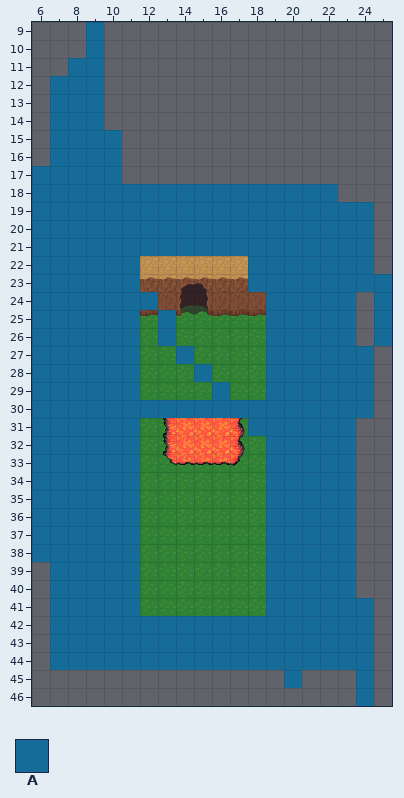
Level history. Tiled map: geheim.tmx. Above, as it was before the edit.
Cells are 32x32 px. Shown: x 6..25, y 9..46.
Key: from "base_out_atlas": A 394.
_ is an empty cell.
Layers that did not change in this view are not listed.
Layer "water" before, first column x 6:
 9 ___A________________
10 ___A________________
11 __AA________________
12 _AAA________________
13 _AAA________________
14 _AAA________________
15 _AAAA_______________
16 _AAAA_______________
17 AAAAA_______________
18 AAAAAAAAAAAAAAAAA___
19 AAAAAAAAAAAAAAAAAAA_
20 AAAAAAAAAAAAAAAAAAA_
21 AAAAAAAAAAAAAAAAAAA_
22 AAAAAA______AAAAAAA_
23 AAAAAA______AAAAAAAA
24 AAAAAAA______AAAAA_A
25 AAAAAA_A_____AAAAA_A
26 AAAAAA_A_____AAAAA_A
27 AAAAAA__A____AAAAAA_
28 AAAAAA___A___AAAAAA_
29 AAAAAA____A__AAAAAA_
30 AAAAAAAAAAAAAAAAAAA_
31 AAAAAA______AAAAAA__
32 AAAAAA_______AAAAA__
33 AAAAAA_______AAAAA__
34 AAAAAA_______AAAAA__
35 AAAAAA_______AAAAA__
36 AAAAAA_______AAAAA__
37 AAAAAA_______AAAAA__
38 AAAAAA_______AAAAA__
39 _AAAAA_______AAAAA__
40 _AAAAA_______AAAAA__
41 _AAAAA_______AAAAAA_
42 _AAAAAAAAAAAAAAAAAA_
43 _AAAAAAAAAAAAAAAAAA_
44 _AAAAAAAAAAAAAAAAAA_
45 ______________A___A_
46 __________________A_
The same view after the edit:
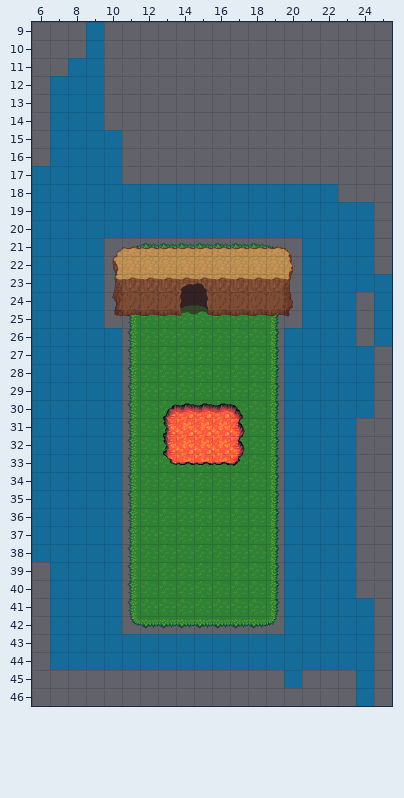
What changed:
Layer "water":
Tile A is gone in row 21 at x 10 to 20; in rows 22 to 23 at x 10 to 11 and 18 to 20; in row 24 at x 10 to 12 and 19 to 20; in row 25 at x 10 to 11, 13 and 19 to 20; in row 26 at x 11, 13 and 19; in row 27 at x 11, 14 and 19.
Tile A is gone in row 28 at x 11, 15 and 19; in row 29 at x 11, 16 and 19; in row 30 at x 11 to 19; in row 31 at x 11 and 18 to 19; in rows 32 to 41 at x 11 and 19; in row 42 at x 11 to 19.
Boxes around the changes in both pictures, in picture pixels (x1, y1, x2, y2):
removed: (104, 238, 302, 634)
